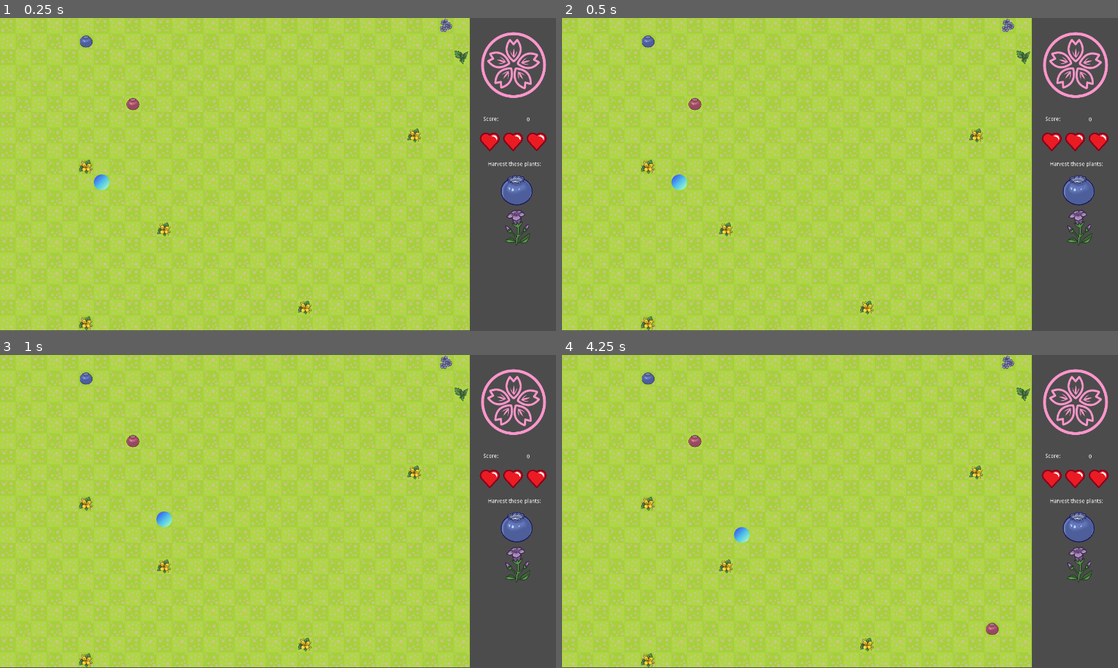
Above: before the commit, frames 1-4 (two rows, left to right).
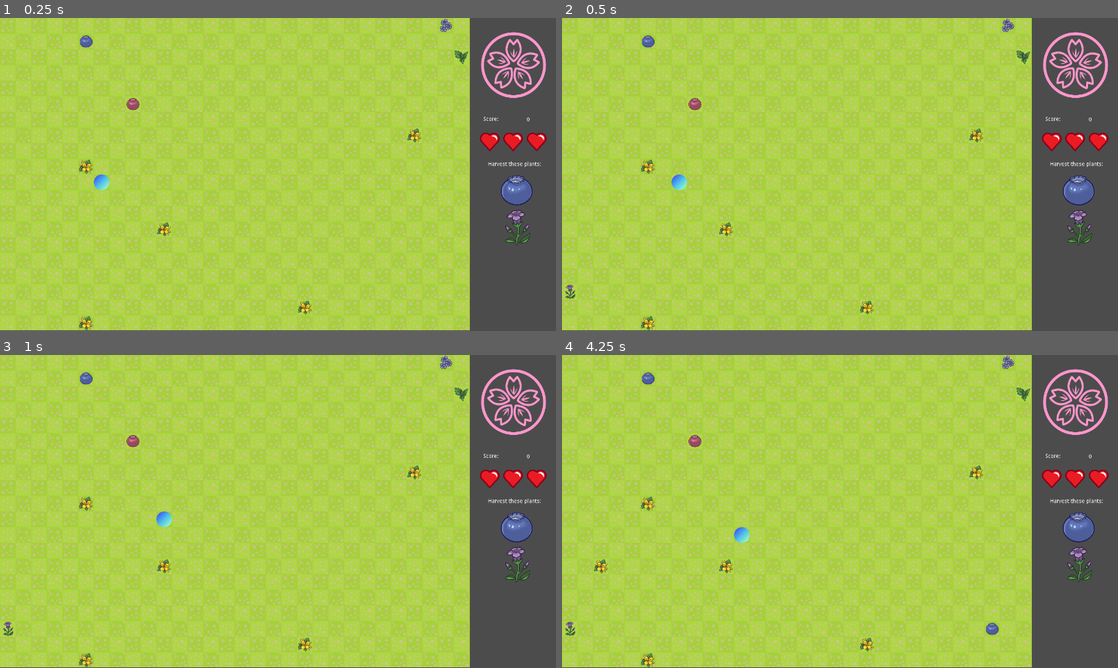
Above: after the commit, the same moments.

Repository: JennyTieu/SlimeArmy
Game: Godot game, scene res://Main.tscn
The game is run twice, just before and just after one commit, with the same random seed, the same clock (stepped at 60 frames per second) and the same inputs.
Inputs:
- Up to frame 1 (0.25 s): no input
- Up to frame 2 (0.5 s): no input
- Up to frame 3 (1 s): hold Right (ui_right) from 0.53 s (still down)
- Up to frame 4 (4.25 s): release Right (ui_right) at 1.28 s; hold Down (ui_down) 1.28-2.03 s; hold Right (ui_right) 2.03-2.78 s; hold Up (ui_up) 2.78-3.53 s; hold Left (ui_left) from 3.53 s (still down)

Frame 1 is identical in both runs. In frame 2, less than 0.1% of the frame differs, in the area x 0-3%, y 85-90%; in frame 3, less than 0.1%; in frame 4, 0.2%, in the area x 0-79%, y 65-90%.

Commit message:
little fix

Diff:
--- a/SlimeArmy/Main.gd
+++ b/SlimeArmy/Main.gd
@@ -166,7 +166,7 @@
 		plant_time = time_passed
 		if plant_time % 2 ==0:
 			plant_pos.append(place_plant())
-			var y = rand_range(4,10)
+			var y = rand_range(0,6)
 			plant_pic.append(y)
 		if plant_time % 4 ==0:
 			var x = rand_range(0,plant_pos.size())
